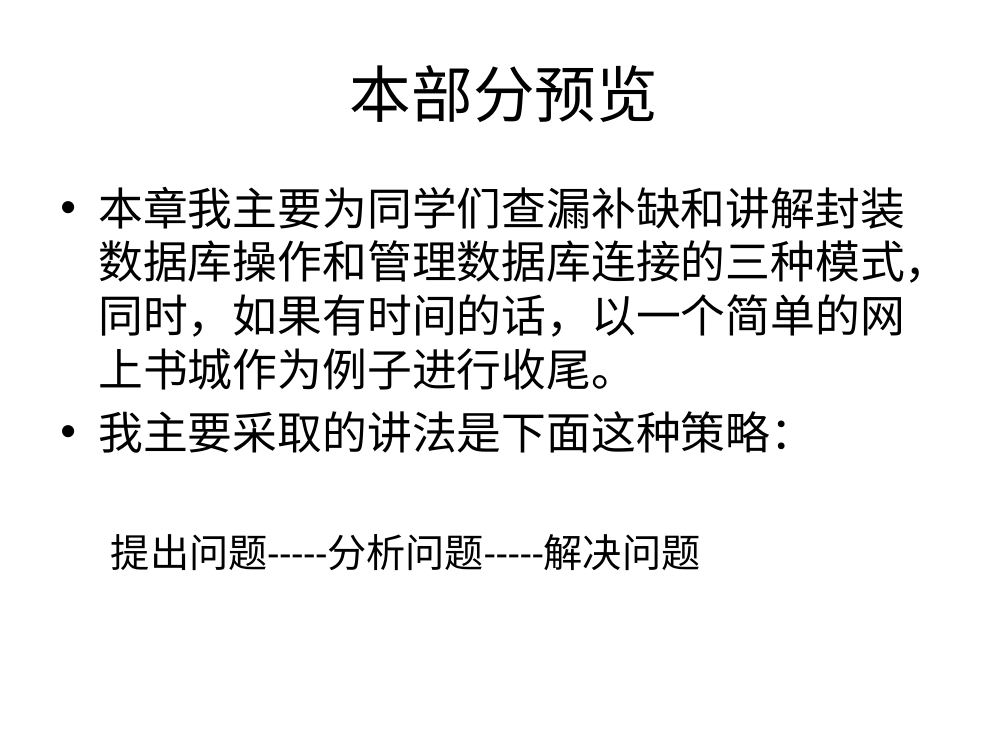
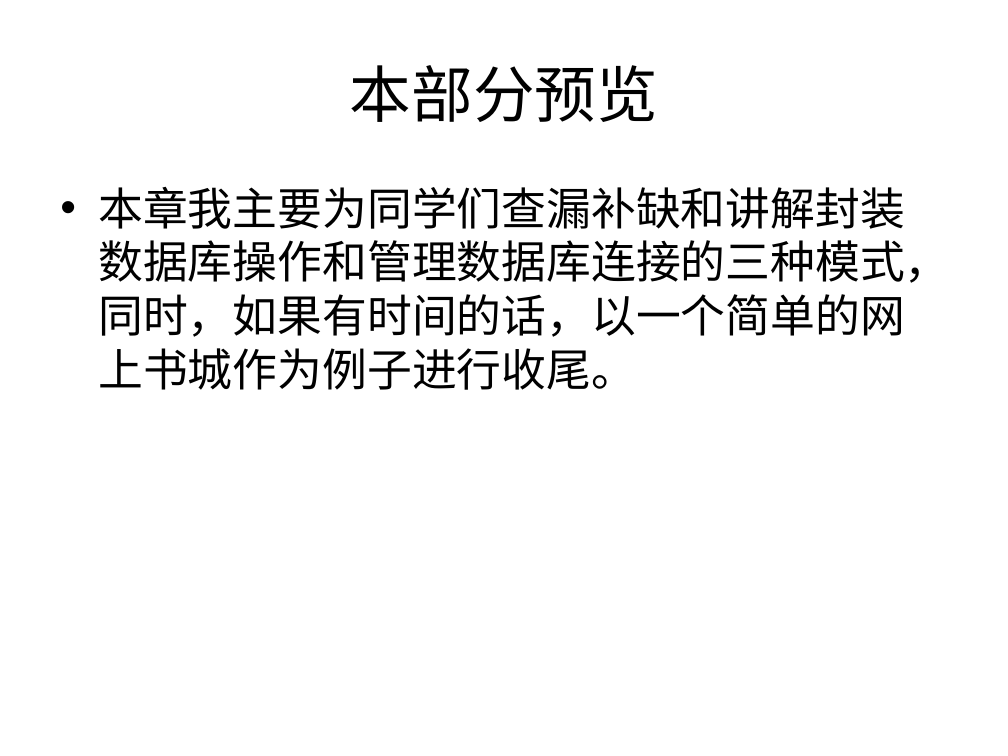
Before and after one commit to swordjoinmagic/JSPLesson, a slide deck: slide 2 of ppt/JSP课PPT.pptx. Drawn at 1008x756 pixels with LibreOffice and Linux fonts; fonts in the diff are those of the drawing. Boxes give left, top, right and bottom in pixels: in the first picture for what was removed or moved away, otherwise in the second. Text is boxed around its words. In the diff, an @@ line names an element or a change of style, - is before the commit and + after.

```diff
--- a/ppt/JSP课PPT.pptx
+++ b/ppt/JSP课PPT.pptx
@@ text at [98, 411, 815, 570]: paragraphs removed @@
-• 我主要采取的讲法是下面这种策略：
-  提出问题-----分析问题-----解决问题
```
Also in this commit, not shown: 4 other slides changed, 60 slides added, 16 other files.
